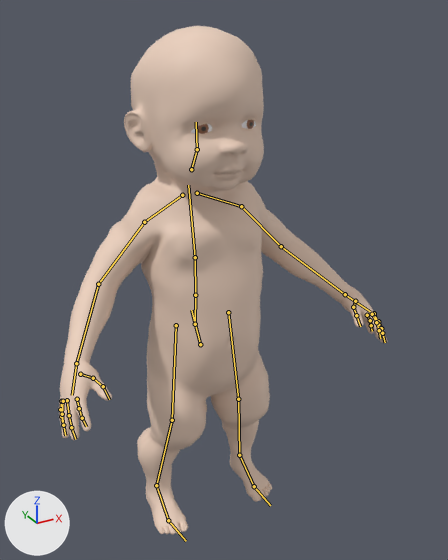
Renders of the Blender file Graphismes/Modeles/Joueur.blend from each side of a commit.
Before and after are seen from a camera (50 mm lens) standing at (-0.32, -7.07, 5.67) and looking at (2.02, -2.82, 3.55). The lights are fixed; the arrows at lower left show +X, +Y and +Z. The picture after the commit comes second. The bones that change, and the others that lie on the model, are drawn over the model as lines.

Names of what the first picture shows: 'bohMesh' and 1 more.
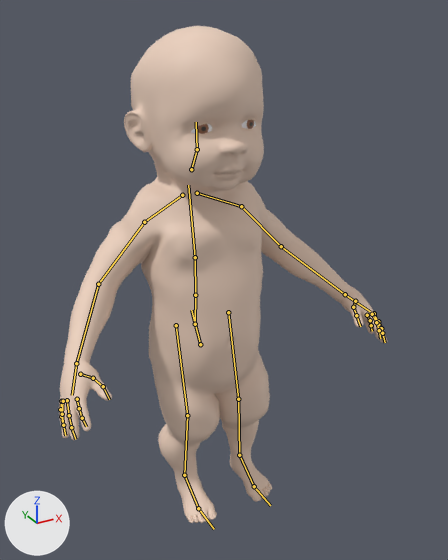
The newer file adds an action. The first version stands in its rest pose; the second is drawn at frame 0 of the action 'Game_engineAction'.

Boxes [x1, y1, x2, y2] around the edits, measured in the pictures (448 x 560 px):
'bohMesh', posed
    before: [58, 26, 387, 535]
    after: [58, 26, 387, 523]
bone 'thigh_r', root to tip
    before: (176, 325) to (172, 420)
    after: (176, 325) to (187, 415)

The edits, one by one:
Bone 'thigh_r' (bone_thigh_r) turns from (0, 0, 0) to (4, 5, -8) degrees about its own x, y and z.
